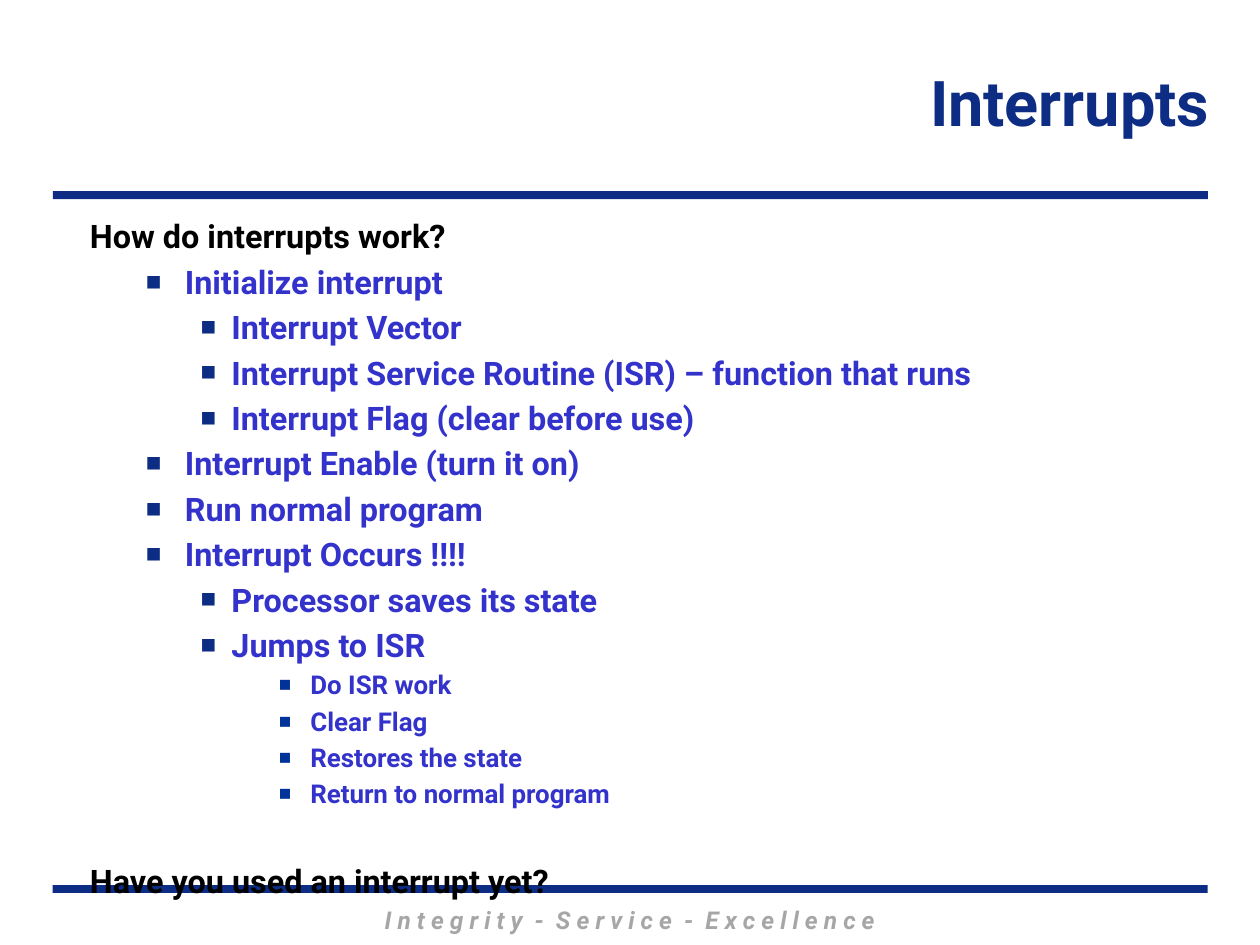
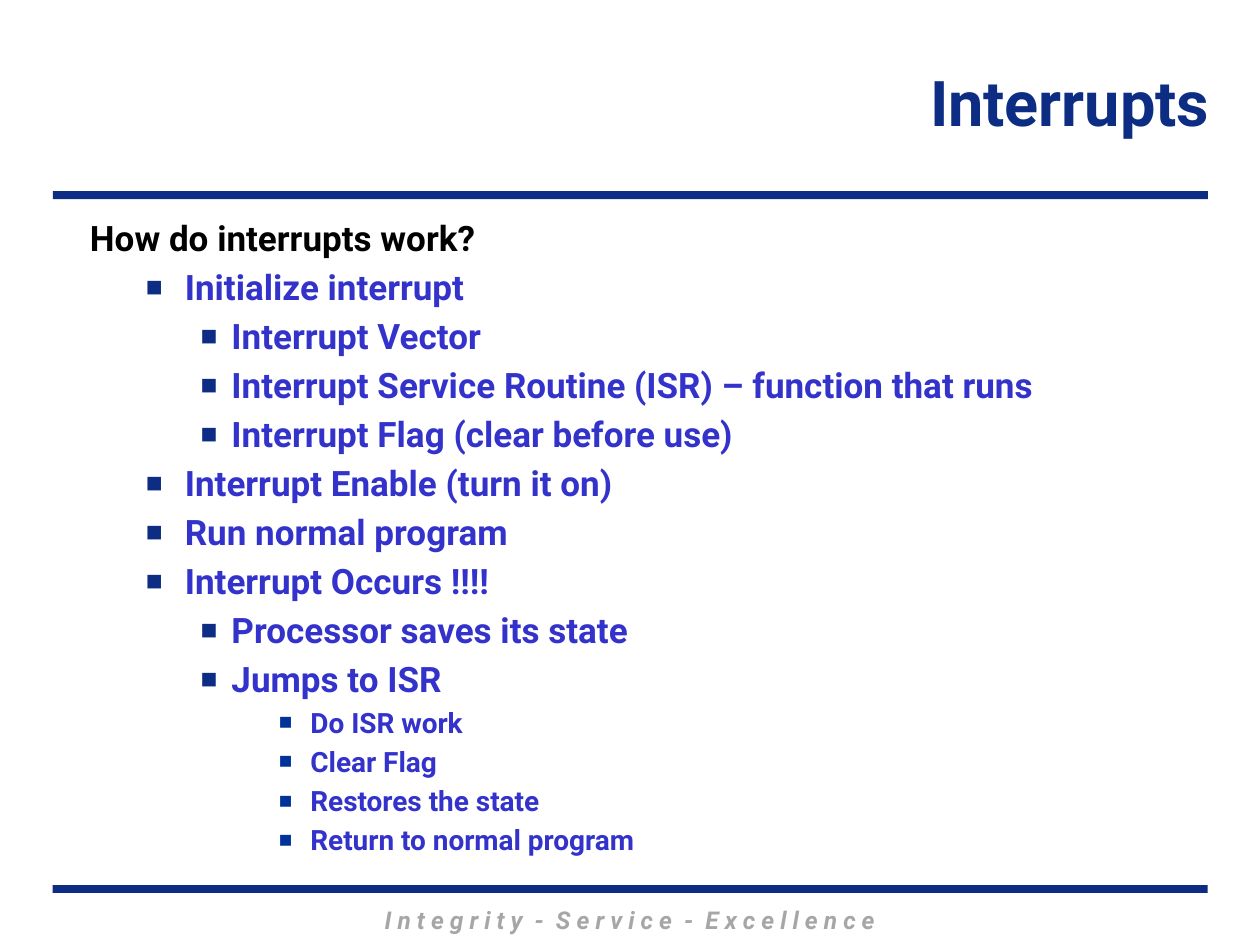
Before and after one commit to MarsUniversity/ECE382, a slide deck: slide 5 of source/lessons/lsn24-25/Lsn24-25.pptx. Drawn at 1260x945 pixels with LibreOffice and Linux fonts; fonts in the diff are those of the drawing; background and template pictures are left out. Boxes give left, top, right and bottom in pixels: in the first picture for what was removed or moved away, otherwise in the second. Text is boxed around its words. In the diff, an @@ line names an element or a change of style, - is before the commit and + after.

```diff
--- a/source/lessons/lsn24-25/Lsn24-25.pptx
+++ b/source/lessons/lsn24-25/Lsn24-25.pptx
@@ text "How do interrupts work?" at <box>90,224,1033,856</box>: size 18.5 to 20 pt in "How do interrupts work?", "Initialize interrupt", "Interrupt Vector", "Interrupt Service Routine (ISR) – function that ..." and 6 more places; size 14.8 to 16 pt in "Do ISR work", "Clear Flag", "Restores the state", "Return to normal program" @@
@@ text at <box>90,868,549,900</box>: paragraph removed @@
-Have you used an interrupt yet?
```
Also in this commit, not shown: 3 other slides changed, 1 other file.
